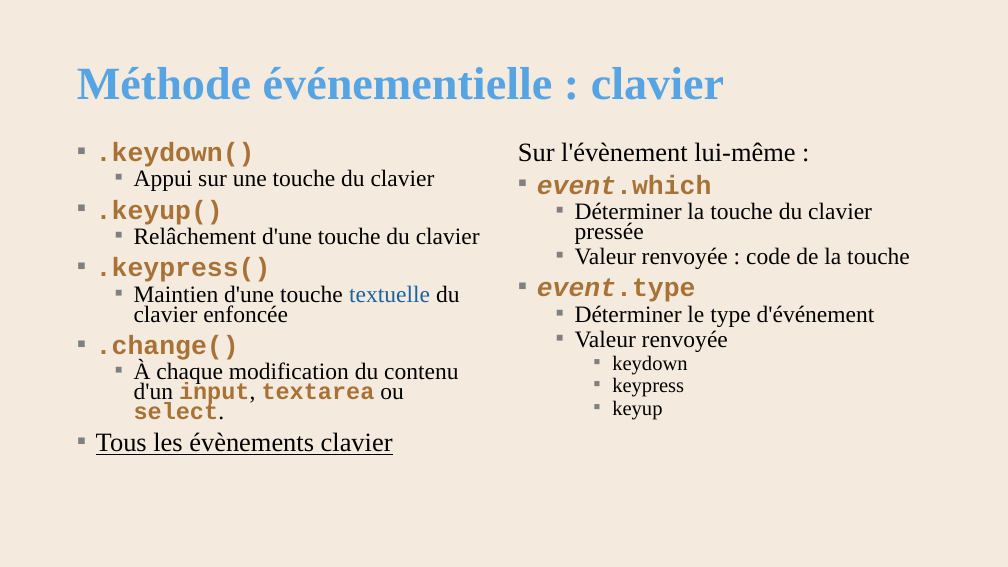
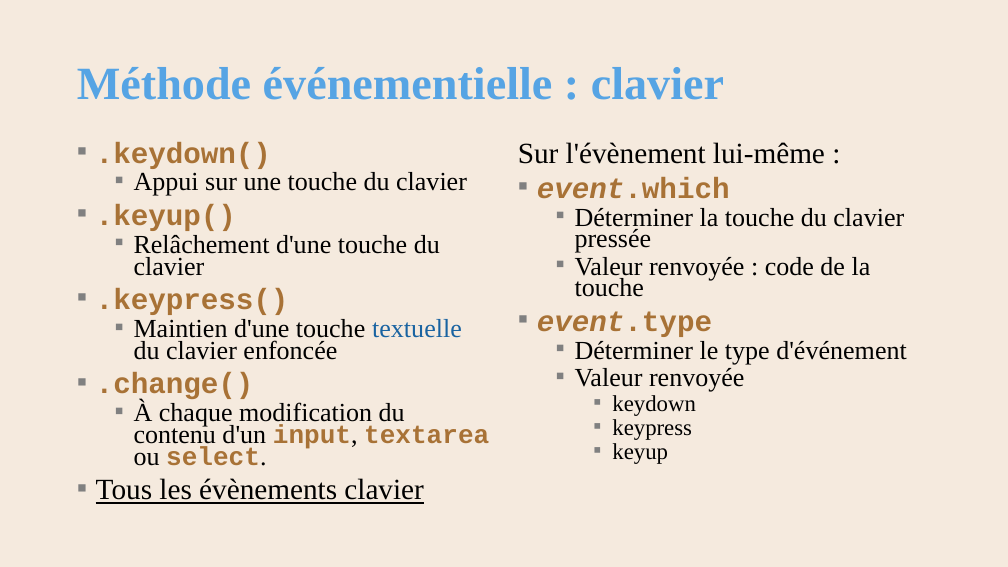
Before and after one commit to AlainWafflard/4IPW3, a slide deck: slide 38 of syllabus/18_framework_jQuery/syllabus_18_jQuery.pptx. Drawn at 1008x567 pixels with LibreOffice and Linux fonts; fonts in the diff are those of the drawing; background and template pictures are left out. Boxes give left, top, right and bottom in pixels: in the first picture for what was removed or moved away, otherwise in the second. Text is boxed around its words. In the diff, an @@ line names an element or a change of style, - is before the commit and + after.

```diff
--- a/syllabus/18_framework_jQuery/syllabus_18_jQuery.pptx
+++ b/syllabus/18_framework_jQuery/syllabus_18_jQuery.pptx
@@ text ".keydown()" at bbox=[96, 142, 489, 504]: size 25.2 to 27.9 pt in ".keydown()", ".keyup()", ".keypress()", ".change()" and 1 more places; size 22.4 to 24.8 pt in "Appui sur une touche du clavier", "Relâchement d'une touche du clavier", "Maintien d'une touche textuelle du clavier enfoncée", "À chaque modification du contenu d'un input, ..." @@
@@ text "Sur l'évènement lui-même :" at bbox=[518, 142, 907, 464]: size 25.2 to 27.9 pt in "Sur l'évènement lui-même :", "event.which", "event.type"; size 22.4 to 24.8 pt in "Déterminer la touche du clavier pressée", "Valeur renvoyée : code de la touche", "Déterminer le type d'événement", "Valeur renvoyée"; size 19.6 to 21.7 pt in "keydown", "keypress", "keyup" @@
```
Also in this commit, not shown: 2 other slides changed, 9 other files.
